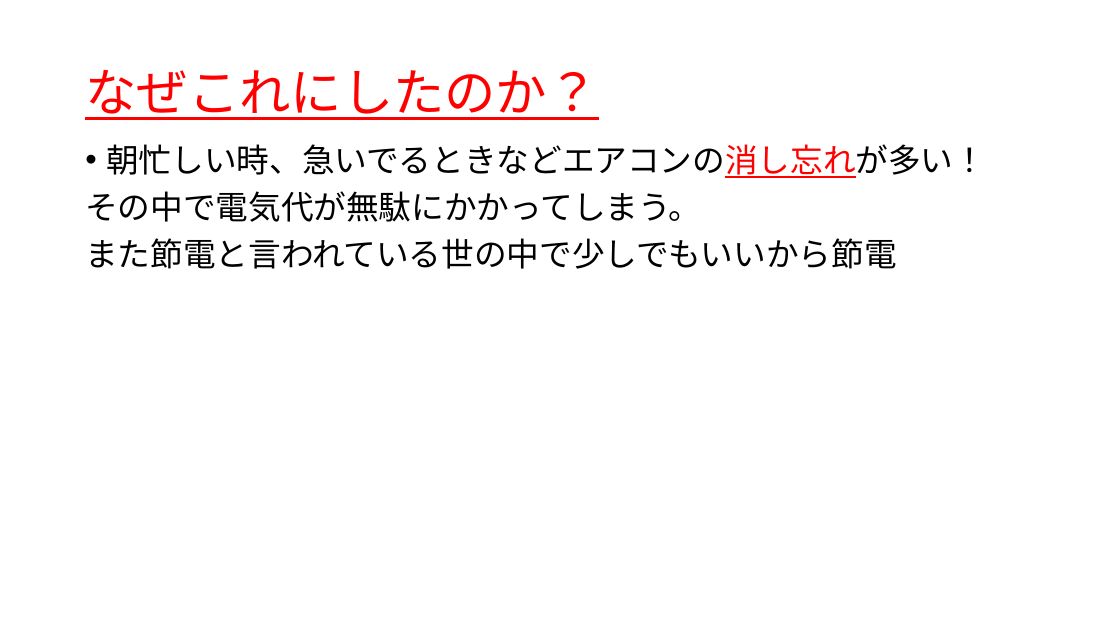
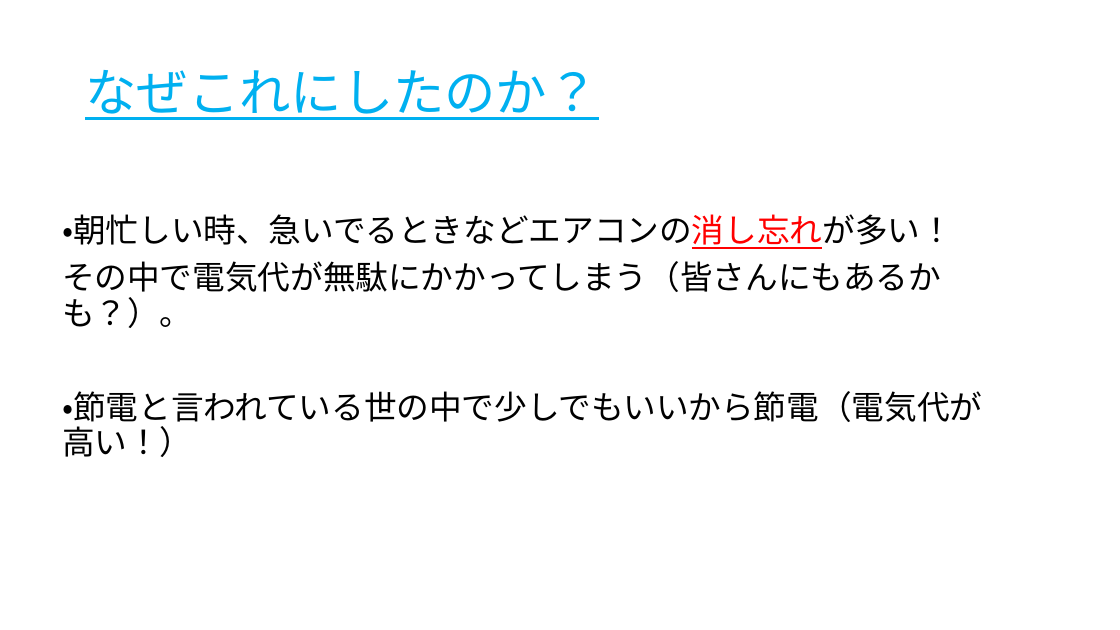
Before and after one commit to 11610inoys/it2-class01-idehara, a slide deck: slide 2 of final-11610inoys/ＧＰＳで電気代削減.pptx. Drawn at 1120x630 pixels with LibreOffice and Linux fonts; fonts in the diff are those of the drawing. Boxes give left, top, right and bottom in pixels: in the first picture for what was removed or moved away, otherwise in the second. Text is boxed around its words. In the diff, an @@ line names an element or a change of style, - is before the commit and + after.

```diff
--- a/final-11610inoys/ＧＰＳで電気代削減.pptx
+++ b/final-11610inoys/ＧＰＳで電気代削減.pptx
@@ title "なぜこれにしたのか？" at [85,70,598,120]: text colour #FF0000 to #00B0F0 @@
@@ text at [62,214,982,457]: text changed @@
-• 朝忙しい時、急いでるときなどエアコンの消し忘れが多い！
-その中で電気代が無駄にかかってしまう。
-また節電と言われている世の中で少しでもいいから節電
+・朝忙しい時、急いでるときなどエアコンの消し忘れが多い！
+その中で電気代が無駄にかかってしまう（皆さんにもあるかも？）。
+・節電と言われている世の中で少しでもいいから節電（電気代が高い！）
```
Also in this commit, not shown: 2 other slides changed, 1 slide added, 2 slides removed.
